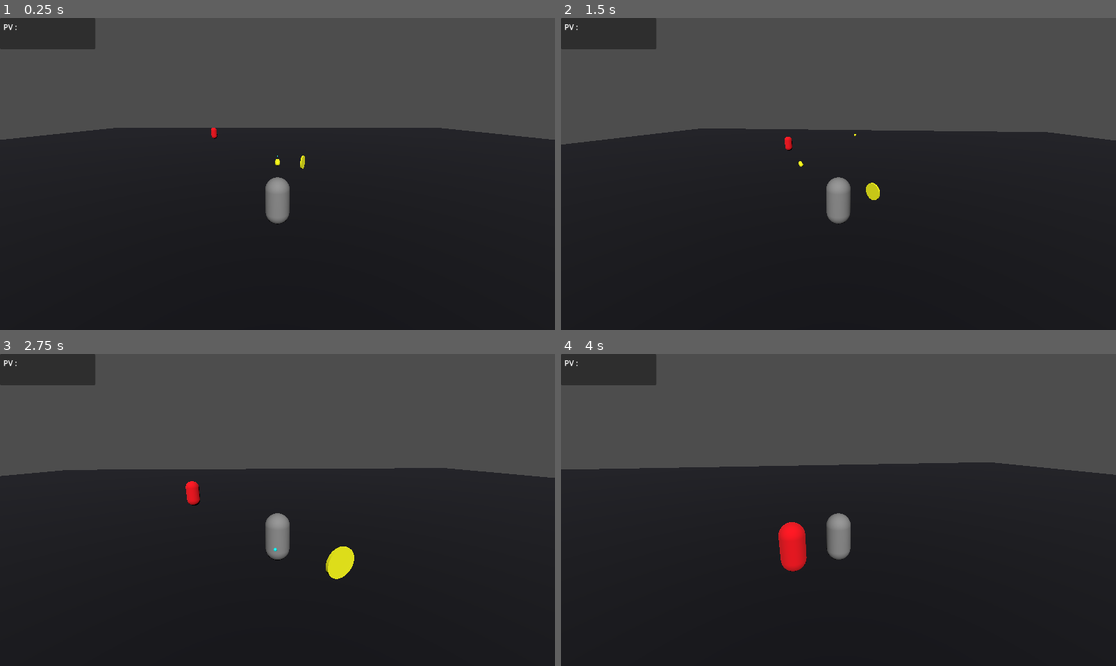
Above: before the commit, frames 1-4 (two rows, left to right).
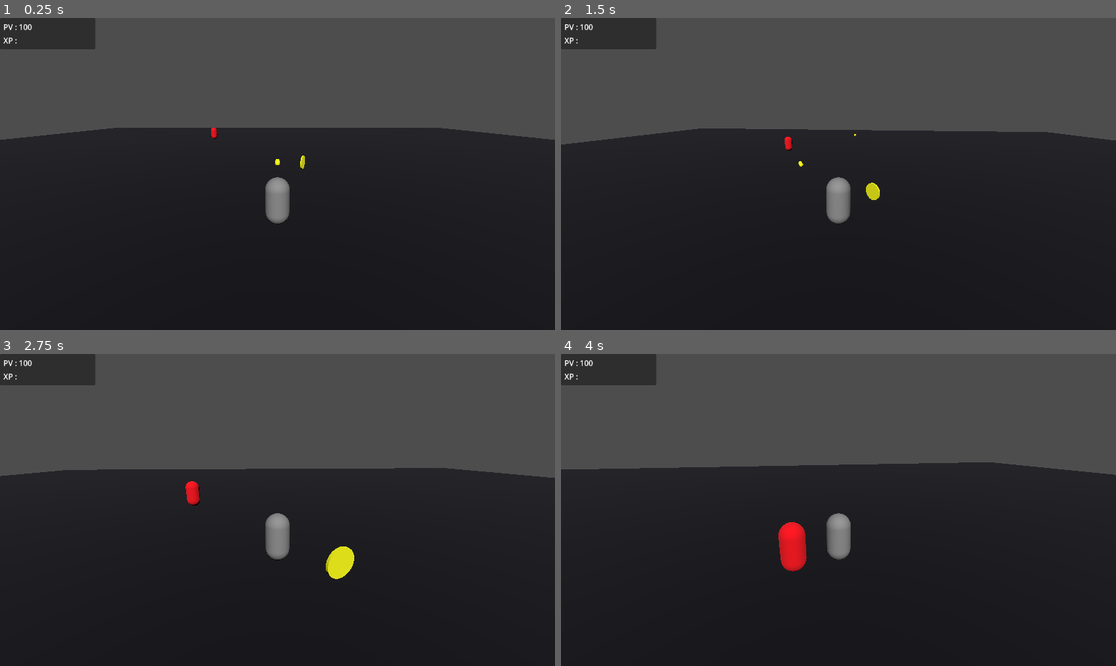
Above: after the commit, the same moments.

Repository: jfossard29/survivor-like
Game: Godot game, scene res://racine.tscn
Two runs of this game, one before a commit and one after it. Both use one fixed random seed, a clock stepped at 60 frames per second and the inputs below.
Inputs (mouse positions are in pixels of both pictures, inside the frame that each line leads up to):
- Up to frame 1 (0.25 s): no input
- Up to frame 2 (1.5 s): move the mouse to (866, 174) at 0.52 s; hold Z (accelerer) from 0.53 s (still down); tap S (decelerer) at 0.6, 1.35 s; tap Space (sauter) at 0.77 s; move the mouse to (810, 174) at 1.27 s
- Up to frame 3 (2.75 s): keep holding Z (accelerer); tap Space (sauter) at 1.52 s; move the mouse to (288, 503) at 2.02 s; tap S (decelerer) at 2.1 s
- Up to frame 4 (4 s): keep holding Z (accelerer); move the mouse to (832, 516) at 2.77 s; tap S (decelerer) at 2.85, 3.6 s; tap Space (sauter) at 3.02, 3.77 s; move the mouse to (877, 513) at 3.52 s

The runs differ from the first frame. In frame 1, less than 0.1% of the frame differs, in the area x 0-51%, y 2-45%; in frame 2, less than 0.1%; in frame 3, less than 0.1%, in the area x 0-50%, y 2-64%; in frame 4, less than 0.1%.

Commit message:
Ajout fonctionnelle de l'experience

Diff:
--- /dev/null
+++ b/HarvestZone.gd
@@ -0,0 +1,9 @@
+extends Area3D
+
+func _ready():
+	connect("area_entered", Callable(self, "_on_area_entered"))
+
+func _on_area_entered(area: Area3D):
+	if area.is_in_group("experience"):
+		print("🧲 Expérience détectée (via area_entered) !")
+		area.start_following(get_parent())
--- /dev/null
+++ b/experience.gd
@@ -0,0 +1,30 @@
+extends Area3D
+
+@export var speed: float = 5.0
+@export var valeur: float = 10.0
+var target: Node3D = null
+var is_following: bool = false
+
+func _ready():
+	add_to_group("experience")
+	connect("body_entered", Callable(self, "_on_body_entered"))
+	print("🟢 Expérience prête :", name)
+
+func start_following(player: Node3D):
+	target = player
+	is_following = true
+	print("🎯 L'expérience suit le joueur :", player.name)
+
+func _physics_process(delta: float) -> void:
+	if is_following and target and is_instance_valid(target):
+		var dir = (target.global_position - global_position).normalized()
+		global_position += dir * speed * delta
+		look_at(target.global_position, Vector3.UP)
+
+func _on_body_entered(body: Node) -> void:
+	if body.is_in_group("player"):
+		if body.has_method("add_experience"):
+			body.add_experience(valeur)
+		print("✨ Expérience collectée !")
+
+		queue_free()
--- a/experience.tscn
+++ b/experience.tscn
@@ -1,4 +1,6 @@
-[gd_scene load_steps=3 format=3 uid="uid://1w0ttl831ipd"]
+[gd_scene load_steps=5 format=3 uid="uid://1w0ttl831ipd"]
+
+[ext_resource type="Script" uid="uid://btstq576glhq2" path="res://experience.gd" id="1_eu0gq"]
 
 [sub_resource type="StandardMaterial3D" id="StandardMaterial3D_k42go"]
 albedo_color = Color(0, 1, 1, 1)
@@ -8,9 +10,17 @@
 radius = 0.05
 height = 0.1
 
-[node name="Experience" type="StaticBody3D"]
+[sub_resource type="SphereShape3D" id="SphereShape3D_k42go"]
+radius = 0.05
+
+[node name="Experience" type="Area3D"]
+collision_mask = 4
+script = ExtResource("1_eu0gq")
 
 [node name="MeshInstance3D" type="MeshInstance3D" parent="."]
-transform = Transform3D(1, 0, 0, 0, 1, 0, 0, 0, 1, 0, 1.0900829, 0)
 layers = 17
 mesh = SubResource("SphereMesh_k42go")
+metadata/_edit_lock_ = true
+
+[node name="CollisionShape3D" type="CollisionShape3D" parent="."]
+shape = SubResource("SphereShape3D_k42go")
--- a/mechant.tscn
+++ b/mechant.tscn
@@ -1,6 +1,7 @@
-[gd_scene load_steps=5 format=3 uid="uid://cgbo35opsgy86"]
+[gd_scene load_steps=6 format=3 uid="uid://cgbo35opsgy86"]
 
 [ext_resource type="Script" uid="uid://dgqdnluy2assq" path="res://script/mechant_script.gd" id="1_56eqi"]
+[ext_resource type="PackedScene" uid="uid://1w0ttl831ipd" path="res://experience.tscn" id="2_30oyp"]
 
 [sub_resource type="CapsuleShape3D" id="CapsuleShape3D_30oyp"]
 
@@ -14,6 +15,7 @@
 collision_layer = 16
 collision_mask = 12
 script = ExtResource("1_56eqi")
+experience_scene = ExtResource("2_30oyp")
 
 [node name="CollisionShape3D" type="CollisionShape3D" parent="."]
 shape = SubResource("CapsuleShape3D_30oyp")
--- a/racine.tscn
+++ b/racine.tscn
@@ -1,16 +1,19 @@
-[gd_scene load_steps=16 format=3 uid="uid://1hoxtt5rrj3g"]
+[gd_scene load_steps=17 format=3 uid="uid://1hoxtt5rrj3g"]
 
 [ext_resource type="Script" uid="uid://bpafwtxkb2gqg" path="res://script/player.gd" id="1_4vgkv"]
 [ext_resource type="PackedScene" uid="uid://cgbo35opsgy86" path="res://mechant.tscn" id="1_rkcwo"]
 [ext_resource type="Script" uid="uid://d3b8ydmcddf0q" path="res://script/racine.gd" id="1_rlwjj"]
 [ext_resource type="Script" uid="uid://cmec34xq4f0sr" path="res://script/bonus.gd" id="2_xsnwh"]
-[ext_resource type="PackedScene" uid="uid://1w0ttl831ipd" path="res://experience.tscn" id="4_0tuo0"]
 [ext_resource type="PackedScene" uid="uid://buvywldvvmux5" path="res://projectile.tscn" id="4_ns5mm"]
+[ext_resource type="Script" uid="uid://b6g6rerfmvwhp" path="res://HarvestZone.gd" id="5_gi8kb"]
 [ext_resource type="PackedScene" uid="uid://bk7dangodqgts" path="res://SpawnRoot.tscn" id="7_6qlrk"]
 
 [sub_resource type="CapsuleMesh" id="CapsuleMesh_4vgkv"]
 
 [sub_resource type="CapsuleShape3D" id="CapsuleShape3D_ns5mm"]
+
+[sub_resource type="SphereShape3D" id="SphereShape3D_6qlrk"]
+radius = 2.352
 
 [sub_resource type="StandardMaterial3D" id="StandardMaterial3D_xsnwh"]
 albedo_color = Color(1, 1, 0, 1)
@@ -68,7 +71,7 @@
 [node name="DirectionalLight3D" type="DirectionalLight3D" parent="."]
 transform = Transform3D(1, 0, 0, 0, 0.75886226, 0.6512512, 0, -0.6512512, 0.75886226, 3.7473829, 24.840767, 28.256449)
 
-[node name="CharacterBody3D" type="CharacterBody3D" parent="." node_paths=PackedStringArray("camera", "pivot_camera") groups=["player"]]
+[node name="CharacterBody3D" type="CharacterBody3D" parent="." node_paths=PackedStringArray("camera", "pivot_camera")]
 transform = Transform3D(1, 0, 0, 0, 1, 0, 0, 0, 1, 0, 2.2206593, 7.429404)
 collision_layer = 4
 collision_mask = 26
@@ -90,6 +93,12 @@
 [node name="CollisionShape3D" type="CollisionShape3D" parent="CharacterBody3D"]
 shape = SubResource("CapsuleShape3D_ns5mm")
 
+[node name="Recolte" type="Area3D" parent="CharacterBody3D"]
+script = ExtResource("5_gi8kb")
+
+[node name="Zone" type="CollisionShape3D" parent="CharacterBody3D/Recolte"]
+shape = SubResource("SphereShape3D_6qlrk")
+
 [node name="Bonus" type="Area3D" parent="."]
 transform = Transform3D(-4.371139e-08, -1, 0, -4.371139e-08, 1.9106855e-15, -1, 1, -4.371139e-08, -4.371139e-08, 1.9258548, 1.727591, 0)
 script = ExtResource("2_xsnwh")
@@ -107,9 +116,6 @@
 &"": SubResource("AnimationLibrary_rlwjj")
 }
 autoplay = "tourner"
-
-[node name="Experience" parent="." instance=ExtResource("4_0tuo0")]
-transform = Transform3D(1, 0, 0, 0, 1, 0, 0, 0, 1, 0, 1.1190462, 0)
 
 [node name="CanvasLayer" type="CanvasLayer" parent="."]
 
@@ -131,6 +137,20 @@
 offset_right = 72.0
 offset_bottom = 23.0
 
+[node name="Experience" type="Label" parent="CanvasLayer/Panel"]
+layout_mode = 0
+offset_left = 6.852
+offset_top = 35.0
+offset_right = 46.852
+offset_bottom = 58.0
+text = "XP :"
+
+[node name="Label" type="Label" parent="CanvasLayer/Panel/Experience"]
+layout_mode = 0
+offset_left = 32.0
+offset_right = 72.0
+offset_bottom = 23.0
+
 [node name="SpawnRoot" parent="." instance=ExtResource("7_6qlrk")]
 script = null
 
--- a/script/mechant_script.gd
+++ b/script/mechant_script.gd
@@ -4,6 +4,7 @@
 @export var stop_distance: float = 0.0
 @export var damage: int = 25
 @export var max_health: int = 50
+@export var experience_scene: PackedScene
 
 var player: Node3D = null
 var current_health: int
@@ -69,4 +70,9 @@
 
 func die() -> void:
 	print("PNJ mort !")
+	if experience_scene:
+		var experience = experience_scene.instantiate()
+		get_parent().add_child(experience)
+		experience.global_position = global_position
+
 	queue_free()
--- a/script/player.gd
+++ b/script/player.gd
@@ -3,23 +3,30 @@
 @export var projectile_scene: PackedScene
 @export var max_health = 100
 @export var fire_interval: float = 1.0
-@export var fire_range: float = 30.0  # portée de détection des PNJ
-var current_health = 100
-var can_fire: bool = true
-# Référence au label d'affichage des PV
-@onready var health_label: Label = $"../CanvasLayer/Panel/PV/Label"
-
+@export var fire_range: float = 30.0
 @export var speed: float = 5.0
 @export var turn_speed: float = 0.8
 @export var camera: Camera3D
 @export var gravity: float = ProjectSettings.get_setting("physics/3d/default_gravity")
-@export var mouse_sensitivity: float = 0.002  # Ajuste selon ton confort
+@export var mouse_sensitivity: float = 0.002
 @export var pivot_camera: Node3D
-@export var jump_speed: float = 5.0  # Ajuste selon la hauteur de saut
-var camera_pitch: float = 0.0  # pour limiter la rotation verticale
+@export var jump_speed: float = 5.0
+@onready var health_label: Label = $"../CanvasLayer/Panel/PV/Label"
+@onready var recolte: Area3D = $Recolte
+@onready var experience_label: Label = $"../CanvasLayer/Panel/Experience/Label"
+
+var camera_pitch: float = 0.0
+var current_health = 100
+var current_experience: float = 0.0
+var can_fire: bool = true
+
 
 func _ready():
+	add_to_group("player")
 	Input.set_mouse_mode(Input.MOUSE_MODE_CAPTURED)
+	health_label.text = str(current_health)
+	if recolte :
+		recolte.body_entered.connect(_on_harvest_zone_entered)
 
 func _physics_process(delta: float) -> void:
 	# Tir automatique
@@ -84,7 +91,6 @@
 	current_health -= amount
 	current_health = max(0, current_health)  # Ne pas descendre en dessous de 0
 
-	print("Joueur touché ! PV restants : ", current_health)
 	update_health_display()
 
 	# Vérifier si le joueur est mort
@@ -99,8 +105,6 @@
 func update_health_display():
 	if health_label:
 		health_label.text = str(current_health)
-	else:
-		print("ERREUR : Label 'nombre' introuvable dans PV/nombre")
 
 func die():
 	print("Le joueur est mort !")
@@ -135,3 +139,12 @@
 		projectile.target = closest_pnj
 	else:
 		projectile.direction = forward_dir
+
+func _on_harvest_zone_entered(body: Node) -> void:
+	if body.is_in_group("experience"):
+		body.start_following(self)
+
+func add_experience(amount: float):
+	current_experience += amount
+	if experience_label:
+		experience_label.text = str(int(current_experience))
Not shown, added: HarvestZone.gd.uid
Not shown, added: experience.gd.uid
